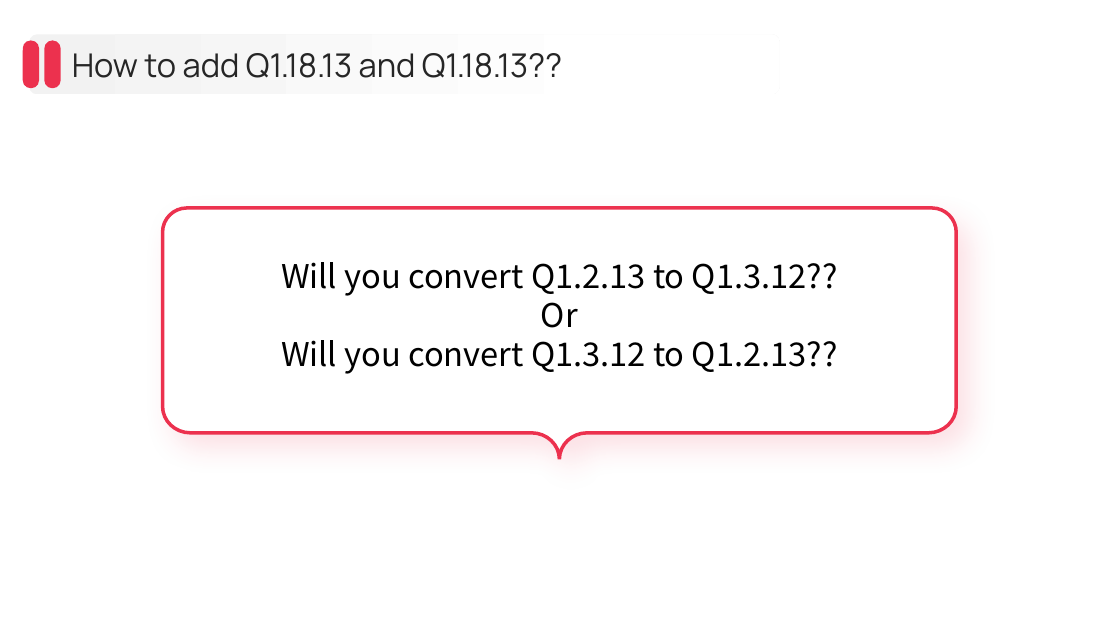
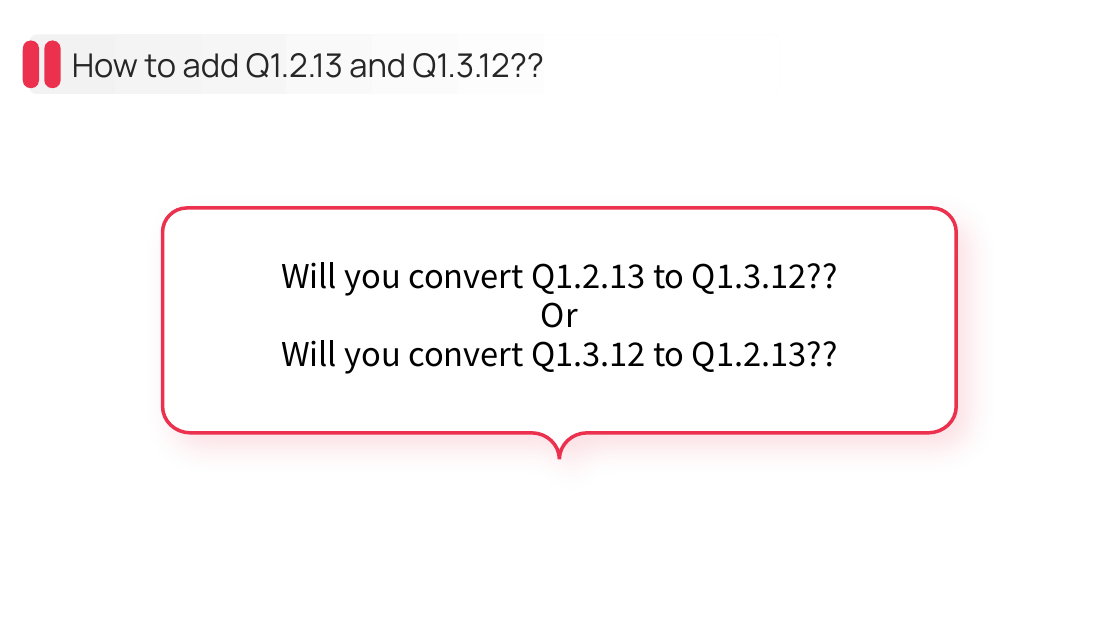
Before and after one commit to chbsaikiran/CBIT-DSP-SEMINAR-RELATED, a slide deck: slide 47 of Slides/From Theory to Code_ Fixed-Point FIR Filter Design and Speech Quality Evaluation.pptx. Drawn at 1120x630 pixels with LibreOffice and Linux fonts; fonts in the diff are those of the drawing. Boxes give left, top, right and bottom in pixels: in the first picture for what was removed or moved away, otherwise in the second. Text is boxed around its words. In the diff, an @@ line names an element or a change of style, - is before the commit and + after.

Commit message:
corrected a typo in slides

```diff
--- a/Slides/From Theory to Code_ Fixed-Point FIR Filter Design and Speech Quality Evaluation.pptx
+++ b/Slides/From Theory to Code_ Fixed-Point FIR Filter Design and Speech Quality Evaluation.pptx
@@ text at (72,53,544,78): text changed @@
-How to add Q1.18.13 and Q1.18.13??
+How to add Q1.2.13 and Q1.3.12??
```
